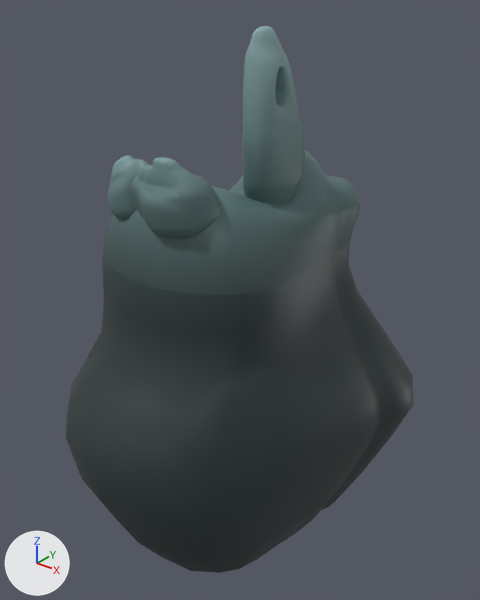
The FBX model Assets/3DModels/FULL_ASSETS/ISLAND_01_SMOOTH.fbx: old version first, new version second.
Rendered twice from a 50 mm camera at (0.426, -0.545, 0.227) aimed at (-0.004, -0.008, -0.106). Lighting does not change. The marker at lower left points along +X, +Y and +Z. Where no turn or scale is listed for an object, it has been applied to the vertices.

In view in the first picture: 'ISLAND_01_PART_A', 'ISLAND_01_PART_A1', 'ISLAND_01_PART_B', 'ISLAND_01_SMOOTH', 'ISLAND_01_SMOOTH1'.
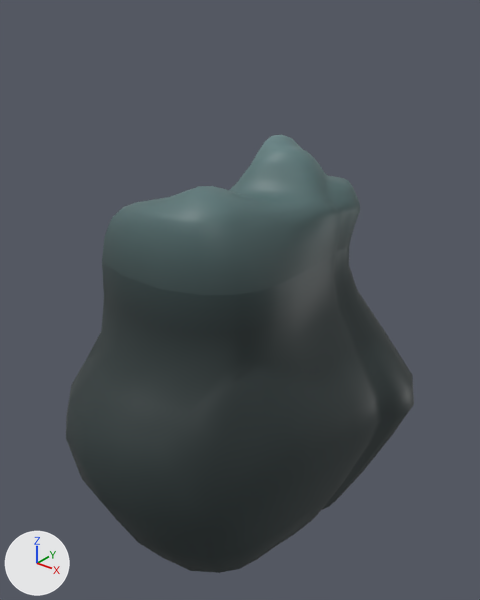
The newer file is also turned or shifted as a whole; pictures and numbers use the older file's frame.

The edits, one by one:
Object 'ISLAND_01_PART_B' (ob_island_01_part_b) is deleted.
Object 'ISLAND_01_PART_A' (ob_island_01_part_a) is deleted.
Object 'ISLAND_01_PART_A1' (ob_island_01_part_a1) is deleted.

Pixel boxes [x1, y1, x2, y2] of what changed, in the pictures (480 x 600 px):
'ISLAND_01_PART_B', deleted (cyan): before [242, 26, 305, 203]
'ISLAND_01_PART_A', deleted (cyan): before [131, 157, 221, 238]
'ISLAND_01_PART_A1', deleted (cyan): before [108, 155, 149, 220]
